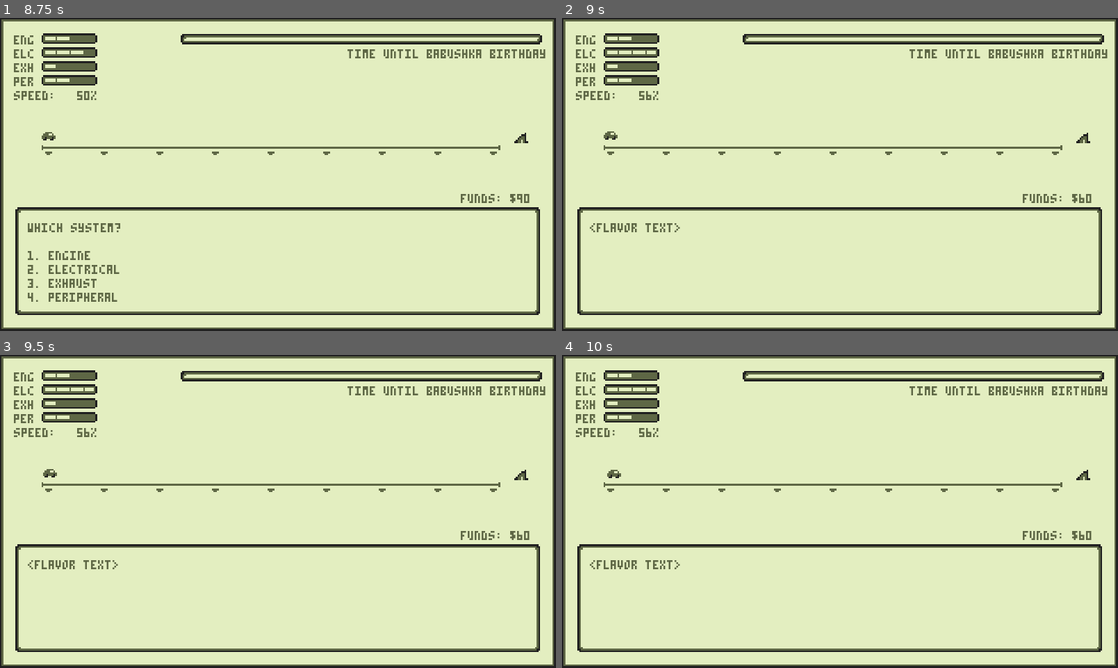
Above: before the commit, frames 1-4 (two rows, left to right).
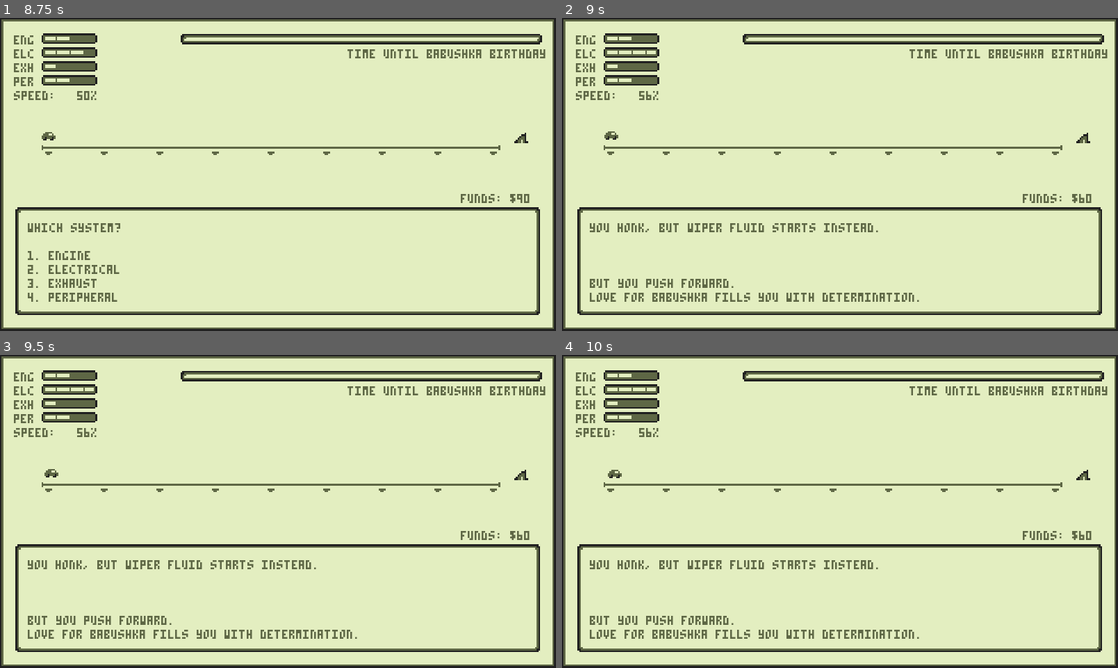
Above: after the commit, the same moments.

Repository: m-trigo/laika
Game: Godot game, scene res://src/scenes/Main.tscn
Same seed, same stepped clock (60 frames per second), same inputs: the game is played once before the commit and once after it. Sound files missing from this copy of the repository are replaced by a short silence.
Inputs:
- Up to frame 1 (8.75 s): tap Enter at 0.5 s; tap 3 at 0.6, 3.05, 3.6, 6.05, 6.6 s; tap 4 at 0.8, 1.35, 3.8, 4.35, 6.8, 7.35 s; tap 1 at 1.55, 2.1, 4.55, 5.1, 7.55, 8.1 s; tap 2 at 2.3, 2.85, 5.3, 5.85, 8.3 s
- Up to frame 2 (9 s): tap Space at 8.75 s; tap 2 at 8.85 s
- Up to frame 3 (9.5 s): tap 3 at 9.05 s
- Up to frame 4 (10 s): tap 3 at 9.6 s; tap 4 at 9.8 s

Frame 1 is identical in both runs. In frame 2, 1.9% of the frame differs, in the area x 5-65%, y 36-91%; in frame 3, 1.9%; in frame 4, 1.9%.

Commit message:
Implements flavor texts

Diff:
--- a/src/scripts/Main.gd
+++ b/src/scripts/Main.gd
@@ -77,10 +77,31 @@
 		})
 	$DialogueBox/Label.text = string
 
+
+var flavor_texts = [
+	"YOU SHIFT INTO DRIVE AND THE CD PLAYER DIES.",
+	"YOU HIT THE BREAK AND THE HOOD POPS OPEN.",
+	"YOU TURN LEFT AND THE TRUNK OPENS.",
+	"YOU HIT A HOLE AND THE PASSENGER DOOR OPENS.",
+	"YOU LOWER YOUR WINDOW AND THE RADIO STARTS PLAYING.",
+	"YOU HIT THE GAS AND YOUR HONK GETS STUCK.",
+	"YOU HONK, BUT WIPER FLUID STARTS INSTEAD.",
+	"YOU HAVE NO A/C.",
+	"YOU RELEASE THE E-BREAK AND THE ENGINE LIGHT COMES ON."
+]
+var flavor_index : int = 0
+
 func display_flavor() -> void:
-	$DialogueBox/Label.text = "<FLAVOR TEXT>"
+
+	var text = flavor_texts[ flavor_index ]
+	text += "\n\n\n\nBUT YOU PUSH FORWARD."
+	text += "\nLOVE FOR BABUSHKA FILLS YOU WITH DETERMINATION."
+	flavor_index = ( flavor_index + 1 ) % len ( flavor_texts )
+
+	$DialogueBox/Label.text = text
 	$Funds.text = "FUNDS: $%s" % funds
-	state = STATE.FLAVOR
+	$Track.move_car_to_next_stop( performance )
+	state = STATE.MOVING
 
 var performance : float = 100
 var yourself : bool = false
@@ -140,9 +161,6 @@
 					else:
 						choice.heal( 3 )
 					display_flavor()
-			STATE.FLAVOR:
-				state = STATE.MOVING
-				$Track.move_car_to_next_stop( performance )
 
 func _on_Esc_pressed() -> void:
 		get_tree().quit()
@@ -152,6 +170,7 @@
 func _process( _delta : float ) ->void :
 	elapsed = $AudioStreamPlayer.get_playback_position()
 	$Frame/TimeLeft.value = ( ( deadline - elapsed ) / deadline ) * 100
+
 func _ready() -> void :
 	randomize()
 	for system in $Systems.get_children():
@@ -160,6 +179,7 @@
 		for event in events[ system ]:
 			events_list.push_back( { "system": system, "text" : event } )
 	events_list.shuffle()
+	flavor_texts.shuffle()
 
 func _on_Track_arrived() -> void:
 	var event = events_list[ event_index ]
